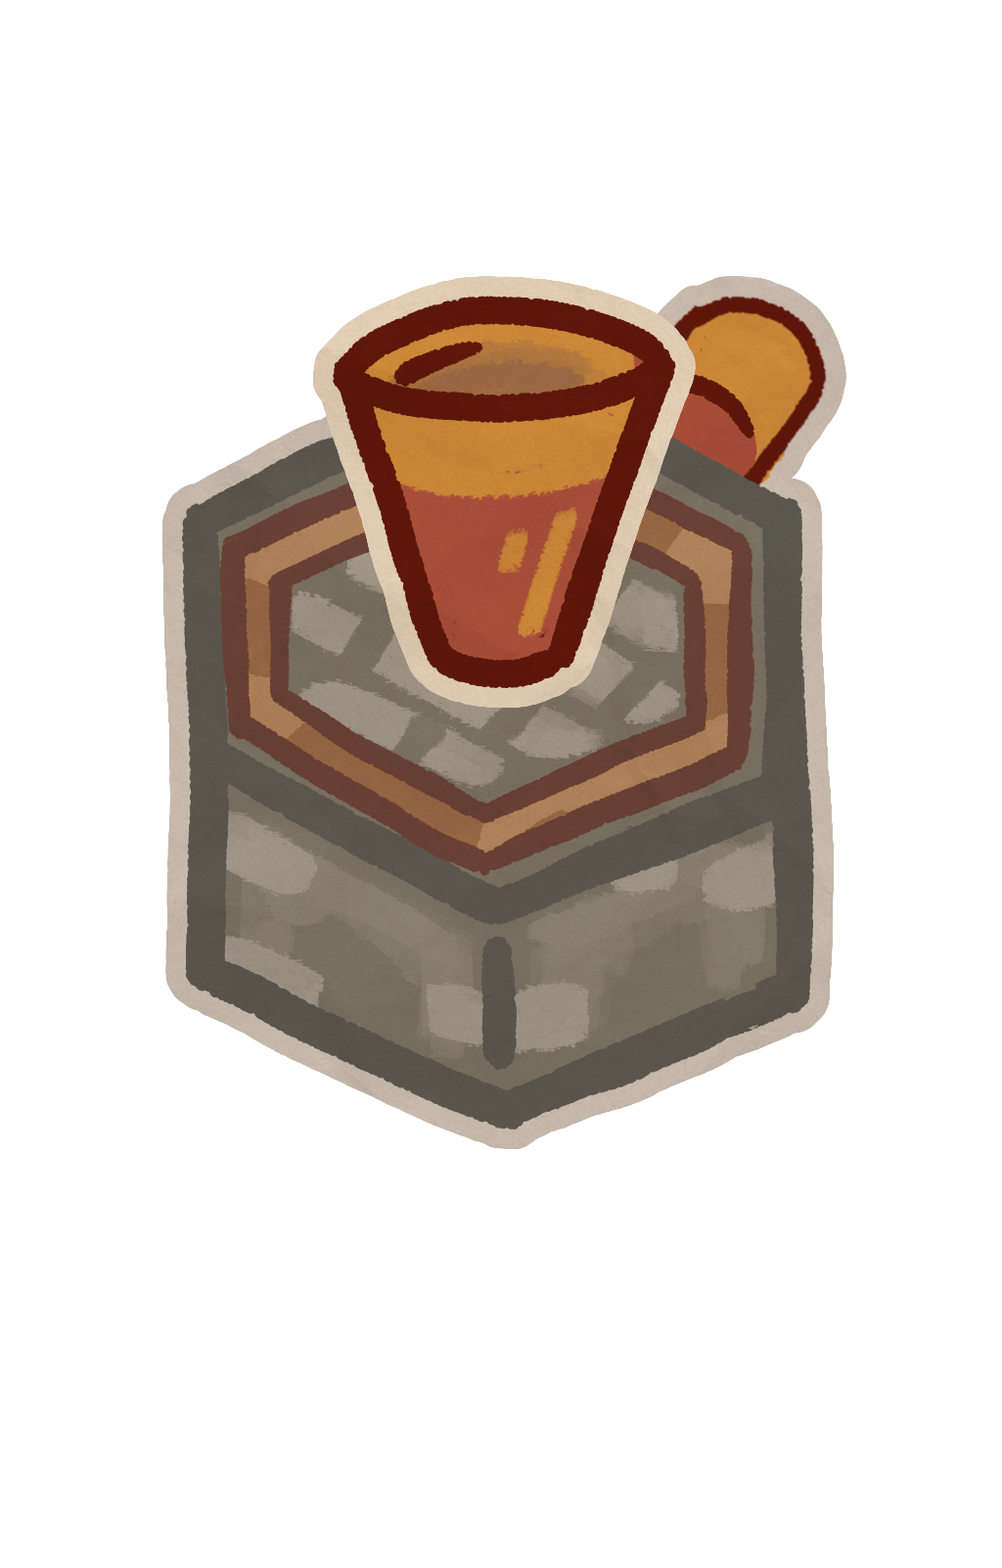
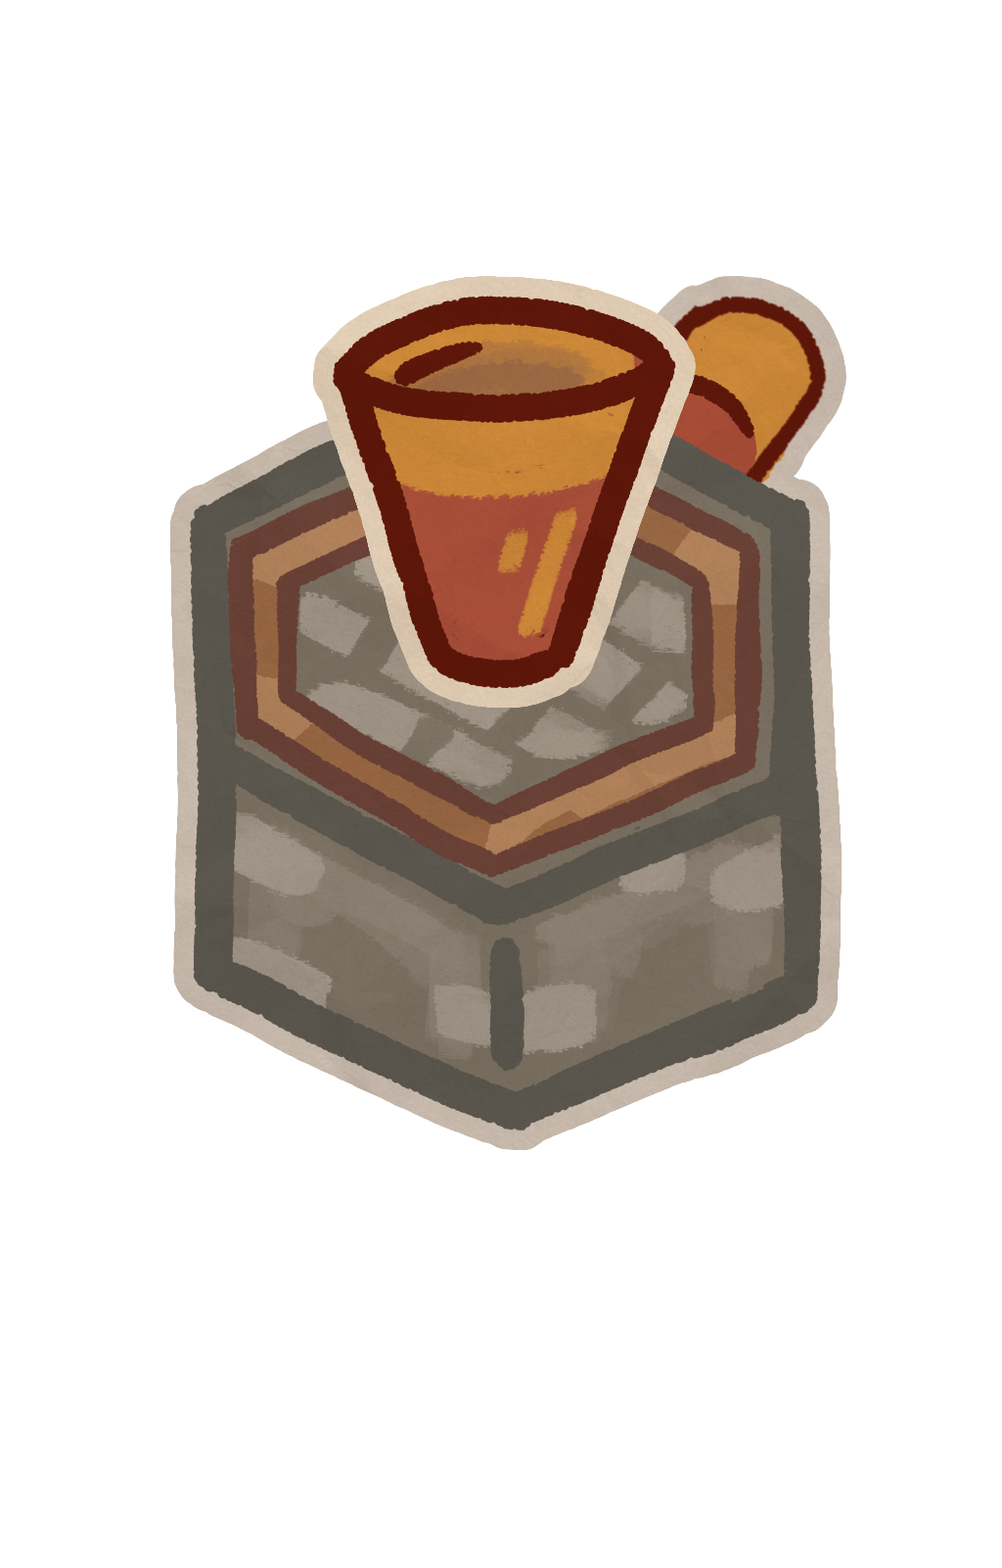
The second 1002 x 1568 image is a revision of the first. Changes to its layers:
pixels changed over <box>161,415,842,1151</box> (layer not identified)